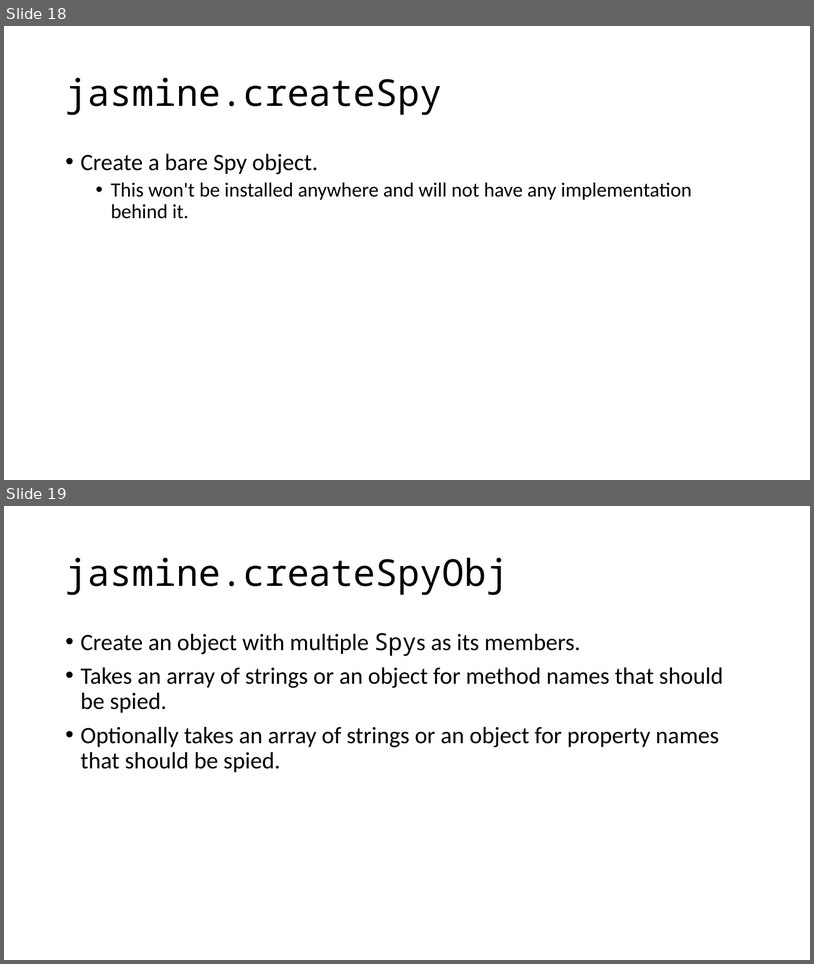
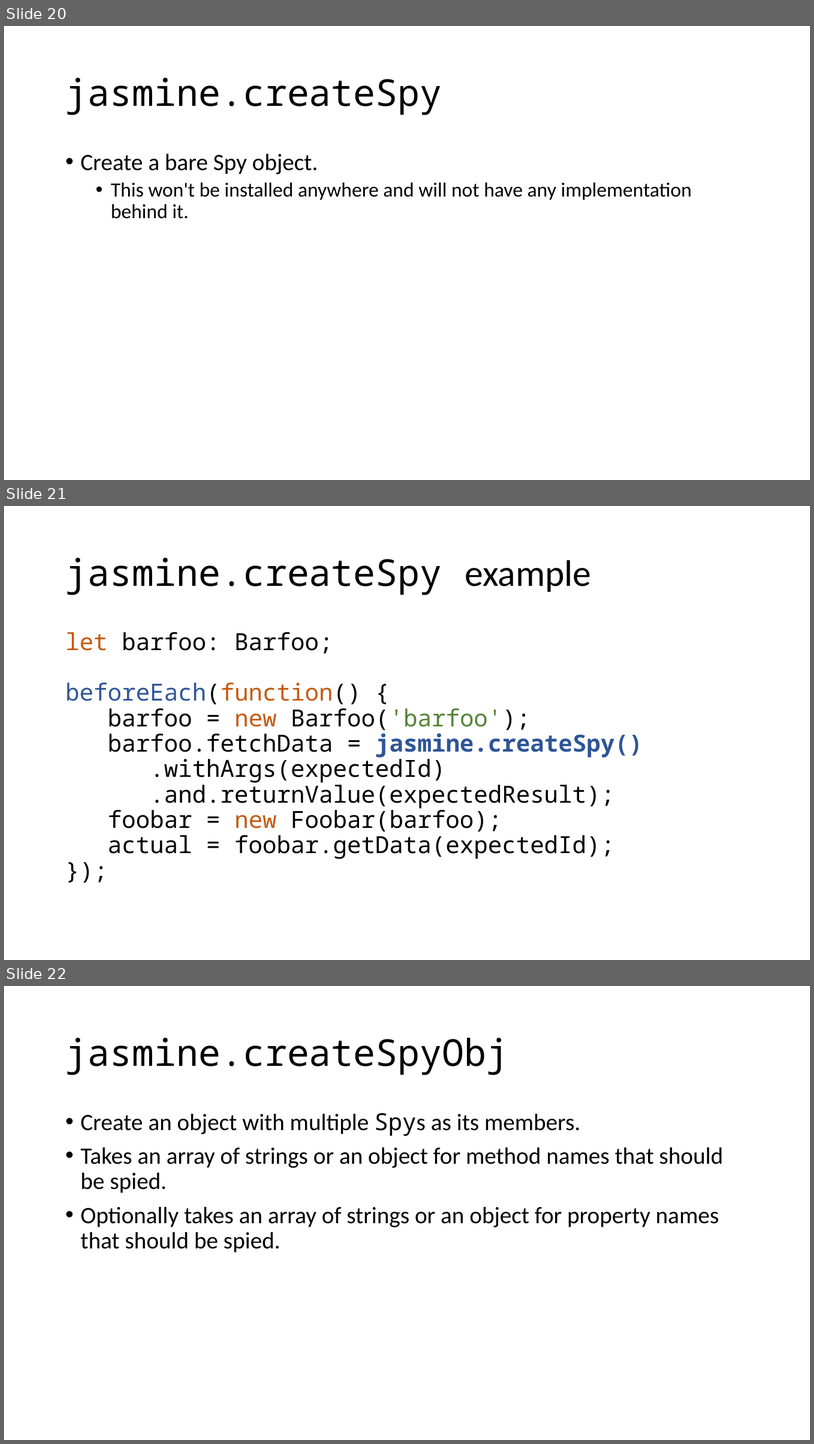
Before and after one commit to cebartling/test-driven, a slide deck: presentations/Introduction to Jasmine Framework.pptx. Shown one above the other, each under a label of ours: slides 18 and 19 before the commit, slides 20, 21 and 22 after it. The pictures are 814x964 and 814x1444 pixels, drawn with LibreOffice and Linux fonts; fonts in the diff are those of the drawing. Boxes give left, top, right and bottom in pixels: in the first picture for what was removed or moved away, otherwise in the second. Text is boxed around its words. In the diff, an @@ line names an element or a change of style, - is before the commit and + after.

Commit message:
Updated Jasmine presentation

```diff
--- a/presentations/Introduction to Jasmine Framework.pptx
+++ b/presentations/Introduction to Jasmine Framework.pptx
@@ slide 21 added at [4,506,810,960], background #FFFFFF @@
@@ title added at [65,558,591,595], 44 pt, text #000000 @@
+jasmine.createSpy example
@@ text added at [65,632,643,859], 28 pt, text #000000 @@
+let barfoo: Barfoo;
+beforeEach(function() {
+barfoo = new Barfoo('barfoo');
+barfoo.fetchData = jasmine.createSpy()
+.withArgs(expectedId)
+.and.returnValue(expectedResult);
+foobar = new Foobar(barfoo);
+actual = foobar.getData(expectedId);
+});
@@ what was slide 18 is now slide 20 @@
@@ what was slide 19 is now slide 22 @@
```
Also in this commit, not shown: 3 other slides added.
